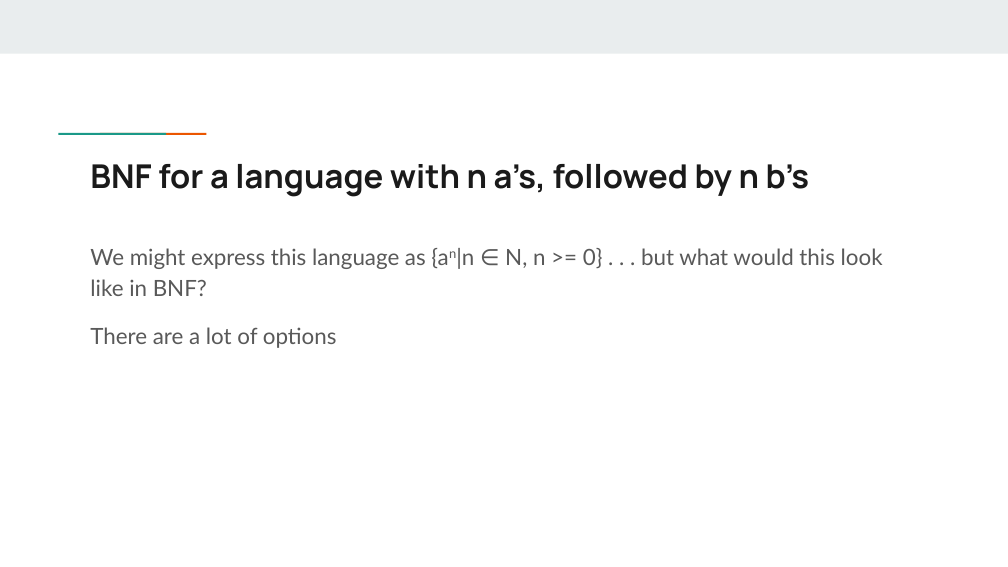
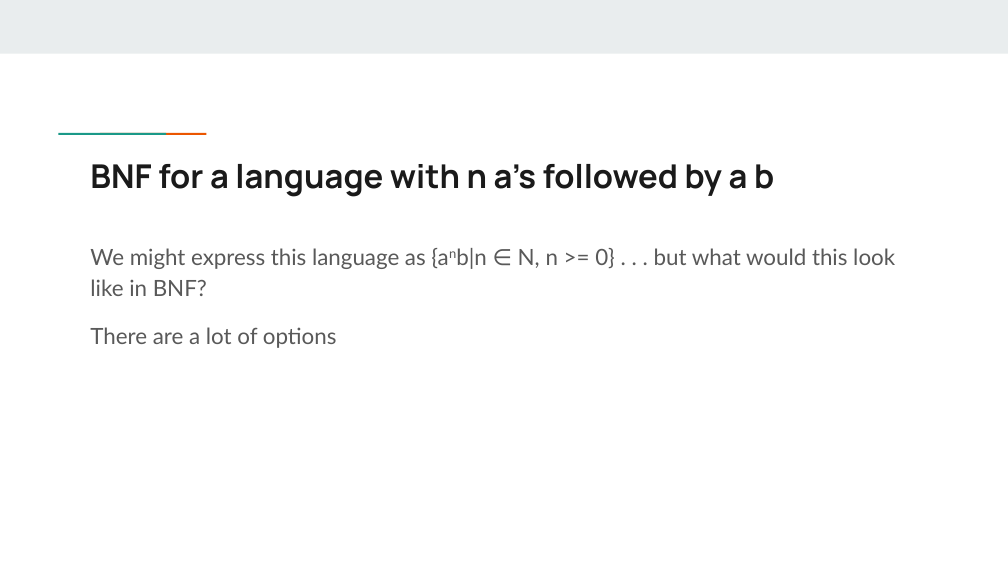
Before and after one commit to SoundWavesHello/ppl_summer_2026, a slide deck: slide 17 of lectures/week_2/Grammar.pptx (slide 13 before the commit). Drawn at 1008x567 pixels with LibreOffice and Linux fonts; fonts in the diff are those of the drawing. Boxes give left, top, right and bottom in pixels: in the first picture for what was removed or moved away, otherwise in the second. Text is boxed around its words. In the diff, an @@ line names an element or a change of style, - is before the commit and + after.

```diff
--- a/lectures/week_2/Grammar.pptx
+++ b/lectures/week_2/Grammar.pptx
@@ title at [90, 164, 774, 197]: text changed @@
-BNF for a language with n a’s, followed by n b’s
+BNF for a language with n a’s followed by a b
@@ text at [90, 248, 895, 296]: text changed @@
-We might express this language as {an|n ∈ N, n >= 0} . . . but what would this look like in BNF?
+We might express this language as {anb|n ∈ N, n >= 0} . . . but what would this look like in BNF?
```
Also in this commit, not shown: 4 other slides changed, 3 slides added, 32 other files.
